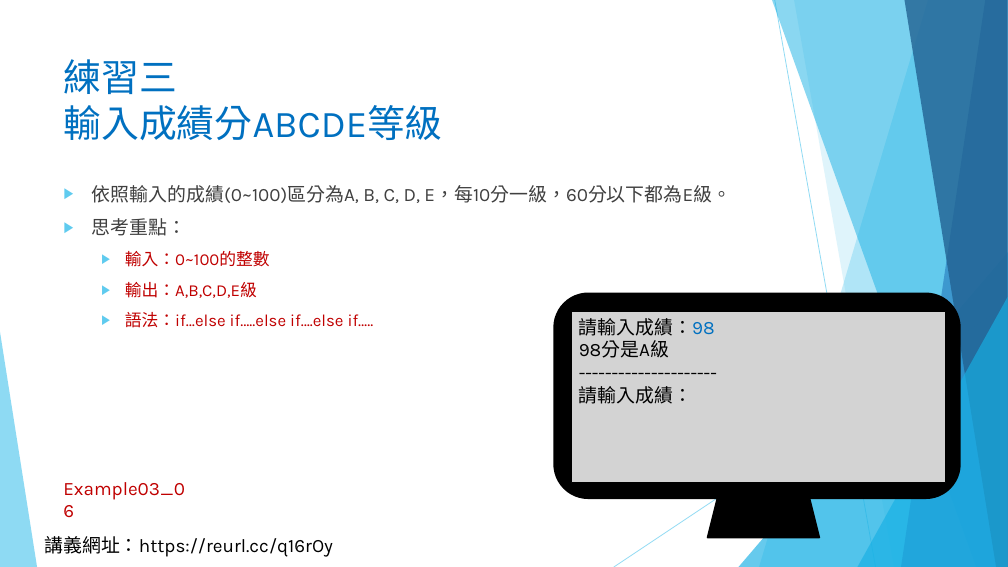
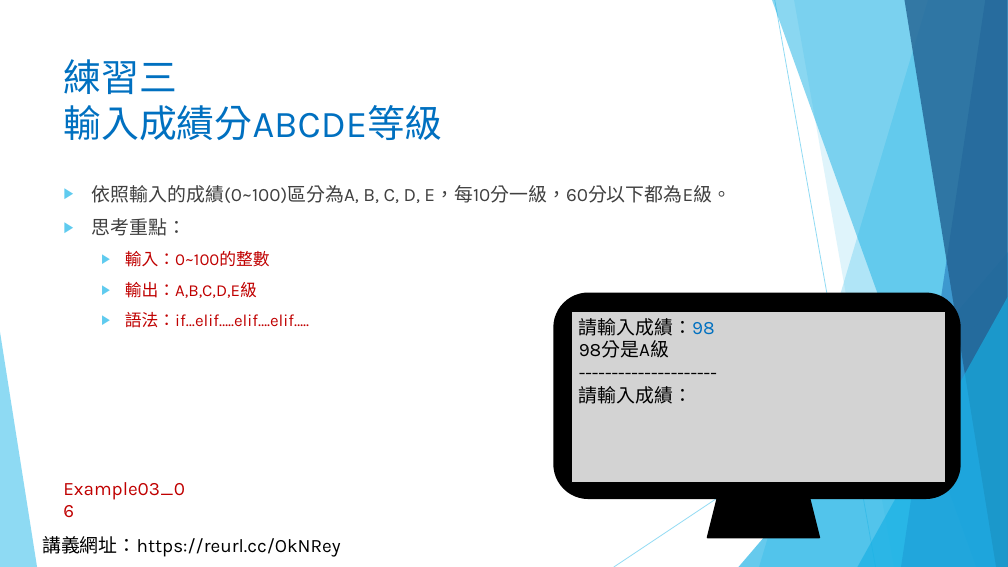
Before and after one commit to liulawsi/My_PPTs, a slide deck: slide 22 of LCC/Python/03_流程控制(分支).pptx. Drawn at 1008x567 pixels with LibreOffice and Linux fonts; fonts in the diff are those of the drawing; background and template pictures are left out. Boxes give left, top, right and bottom in pixels: in the first picture for what was removed or moved away, otherwise in the second. Text is boxed around its words. In the diff, an @@ line names an element or a change of style, - is before the commit and + after.

```diff
--- a/LCC/Python/03_流程控制(分支).pptx
+++ b/LCC/Python/03_流程控制(分支).pptx
@@ text at (x1=125, y1=312, x2=309, y2=328): text changed @@
-  ▶ 語法：if…else if…..else if….else if…..
+  ▶ 語法：if…elif…..elif….elif…..
@@ text at (x1=42, y1=536, x2=341, y2=557): text changed @@
-講義網址：https://reurl.cc/q16rOy
+講義網址：https://reurl.cc/OkNRey
```
Also in this commit, not shown: 26 other slides changed, 3 slides added, 6 other files.
